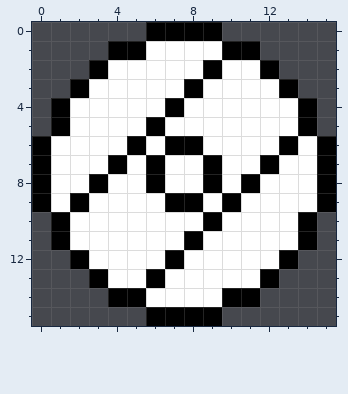
Two versions of one pixel-art file, Resources/Images/wheel.aseprite. The first picture shows the starting point.
16x16 pixels, 1 frame.
Now the later version:
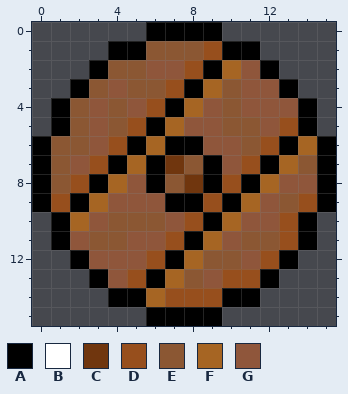
Palette (. is transparent): A #000000  B #ffffff  C #70360e  D #974f1d  E #8b5733  F #a66523  G #8f563b
What changed:
Changed rows in their new state; - is an unchanged pixel.
first column x 1:
 1 -----EEED-----
 2 ---EEGGD-FG---
 3 --EGEED-FEGG--
 4 -EGEGD-FGEGGG-
 5 -EGED-FGGEEGD-
 6 EEGD-F--GGED-F
 7 EGD-F-CE-GD-FE
 8 ED-FG-EC-D-FGG
 9 D-FGGG--D-FGED
10 -FGEEEGD-FGGD-
11 -GEEGGD-FGEED-
12 --GGGD-FEEGD--
13 ---GD-FEGDD---
14 -----FDDD-----
Where, in picture pixels (left, top, right, bottom), the same in both pictures:
changed: (51, 41, 317, 307)
